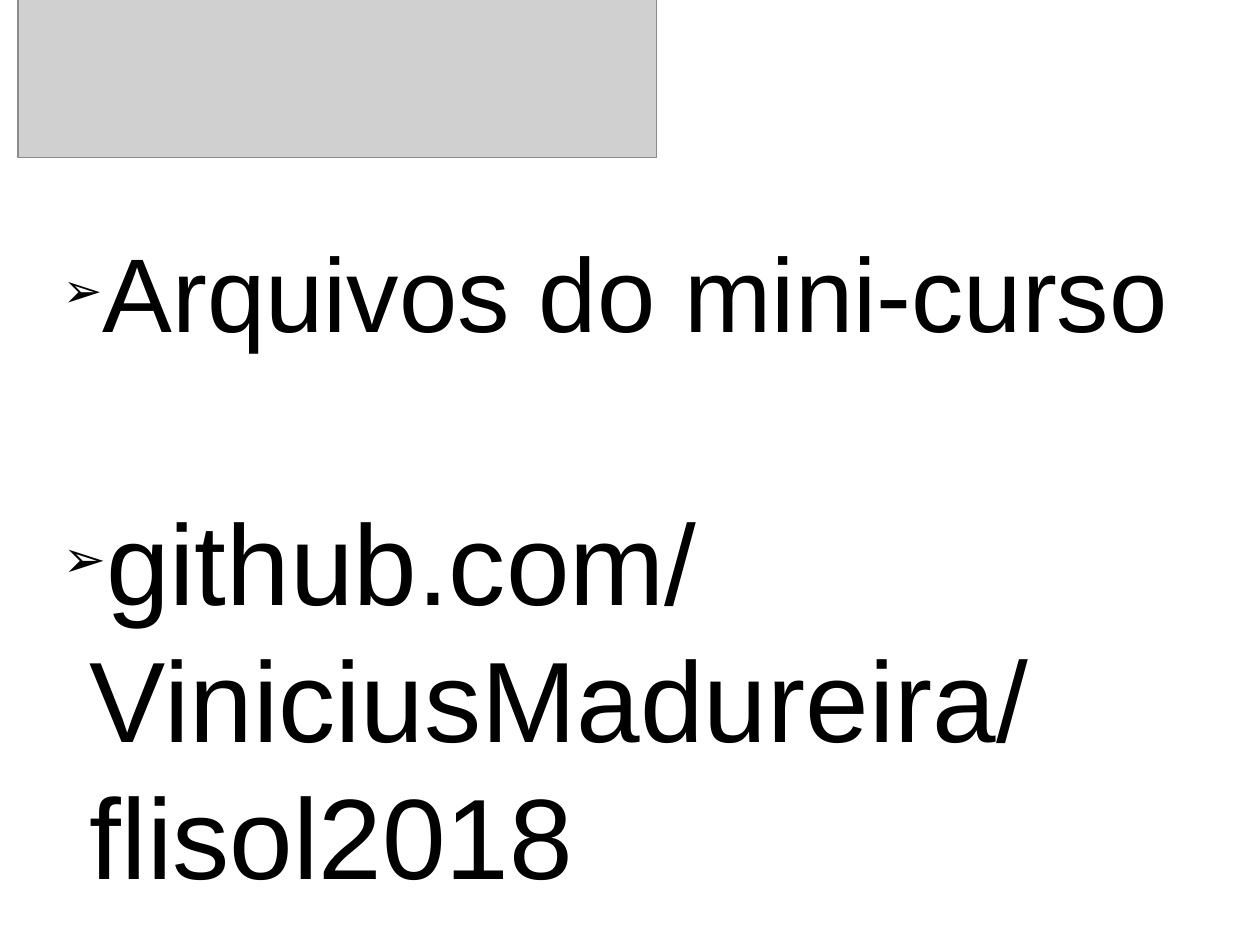
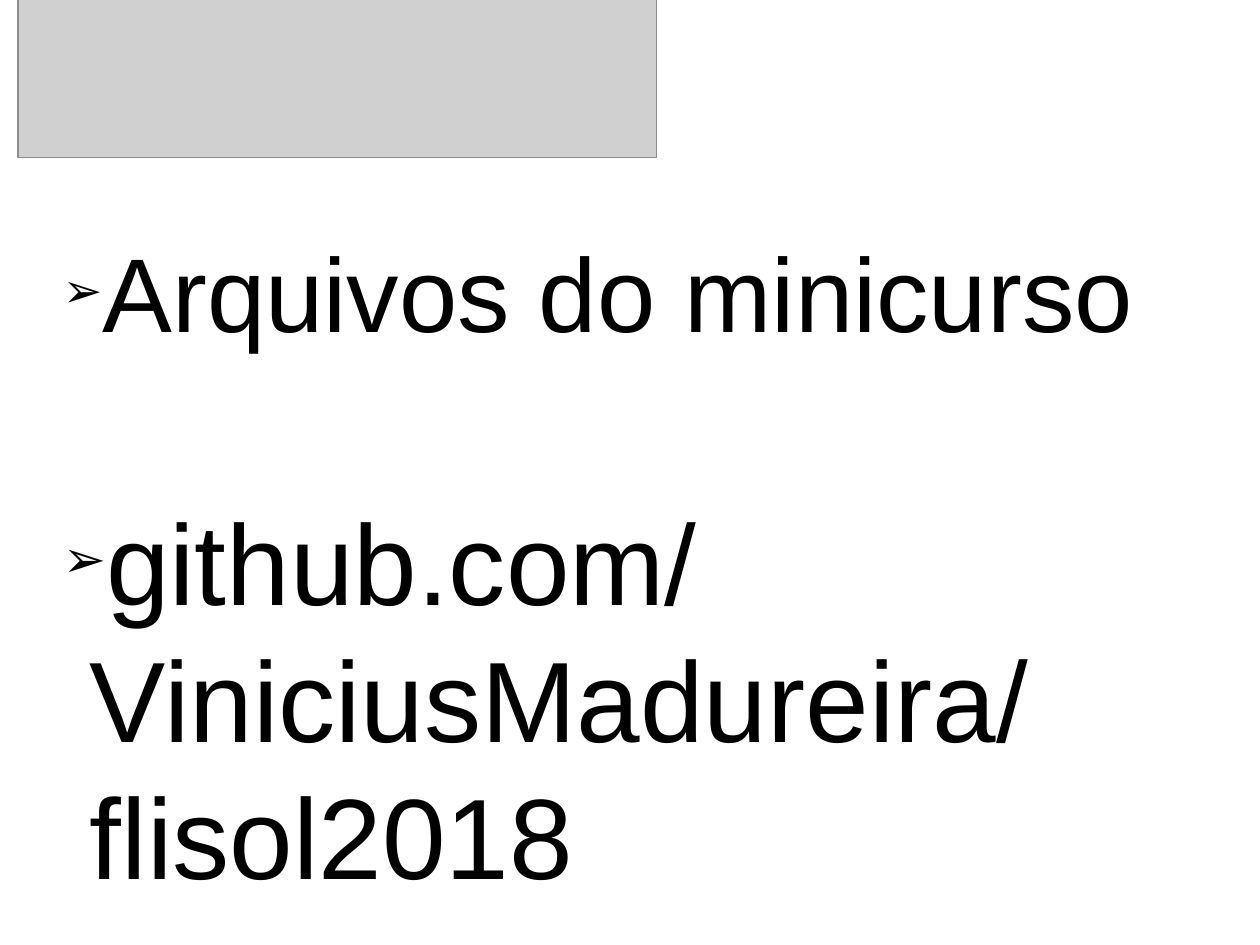
Before and after one commit to ViniciusMadureira/flisol2018, a slide deck: slide 2 of arquivos/presentation.odp. Drawn at 1260x945 pixels with LibreOffice and Linux fonts; fonts in the diff are those of the drawing; grey boxes stand for pictures; background and template pictures are left out. Boxes give left, top, right and bottom in pixels: in the first picture for what was removed or moved away, otherwise in the second. Text is boxed around its words. In the diff, an @@ line names an element or a change of style, - is before the commit and + after.

```diff
--- a/arquivos/presentation.odp
+++ b/arquivos/presentation.odp
@@ subtitle at (x1=103, y1=256, x2=1132, y2=352): text changed @@
-➢ Arquivos do mini-curso
+➢ Arquivos do minicurso
```
Also in this commit, not shown: 1 other file.
